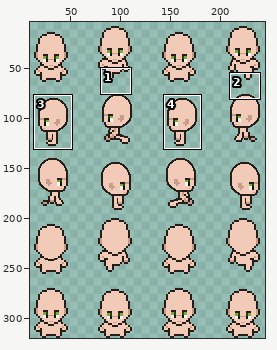
Two states of a sprite sheet, public/assets/sp15.png. Above, an overview of the earlier version with the close-up marked.
Close-up. First the earlier version:
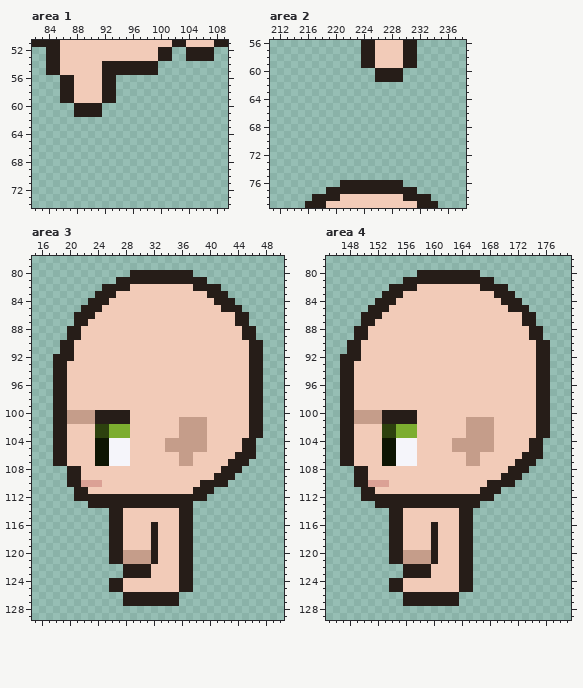
The file is 256x320 pixels. Shown: area 1: x 82..109, y 51..74; area 2: x 211..238, y 56..79; area 3: x 15..50, y 78..129; area 4: x 145..179, y 78..129. The wide view leaves out empty margins. The commit also changed other parts of the picture, which this record leaves out.
After the commit:
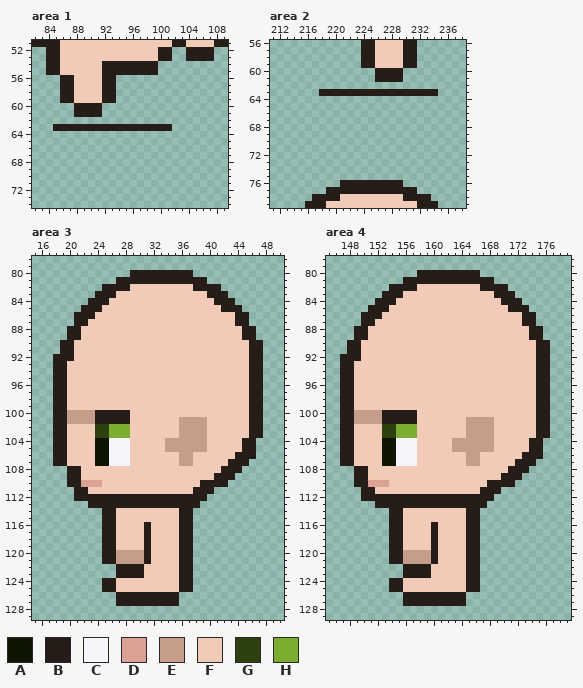
Palette (. is transparent): A #0e1503  B #261d18  C #f5f5fa  D #dba195  E #c59d8a  F #f2cbb8  G #2d410e  H #7cad2f
The exact change:
Area 1:
y 63: x 85..101 ................. -> BBBBBBBBBBBBBBBBB
Area 2:
y 63: x 218..234 ................. -> BBBBBBBBBBBBBBBBB
Area 3:
y 113: x 38 . -> B
y 114..115: x 25 . -> B; x 27 B -> F
y 116..119: x 25 . -> B; x 27 B -> F; x 31..32 FB -> BF
y 120..121: x 25 . -> B; x 27 B -> E; x 31..32 EB -> BF
y 122..123: x 27 . -> B; x 31 B -> F
y 124..125: x 25 . -> B; x 27 B -> F
y 126..127: x 27 . -> B
Area 4:
y 113: x 167 . -> B
y 114..125: x 164 B -> F; x 166 . -> B
y 126..127: x 164 . -> B
Pixel boxes of the changes (left, top, right, bottom) in both close-ups:
added: (53, 124, 172, 131)
added: (319, 89, 438, 96)
added: (193, 501, 200, 508)
changed: (102, 508, 158, 606)
changed: (459, 501, 487, 606)
